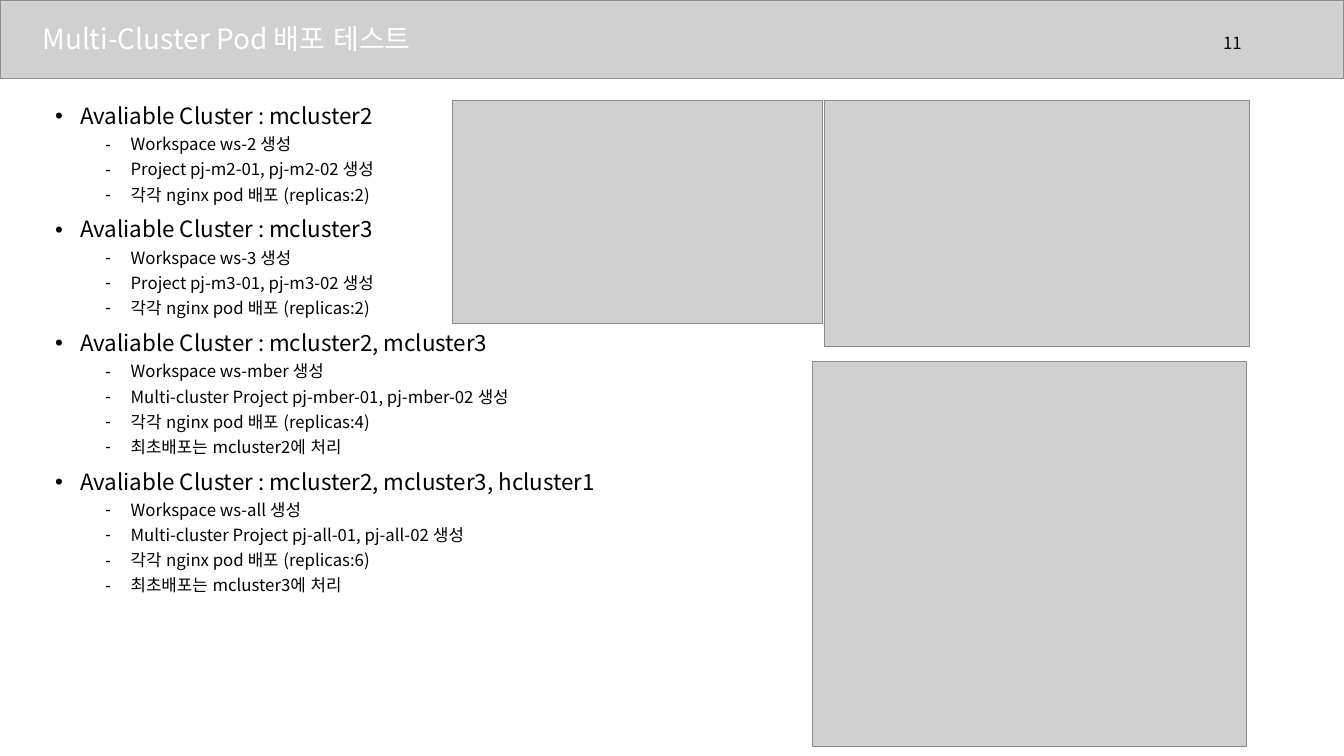
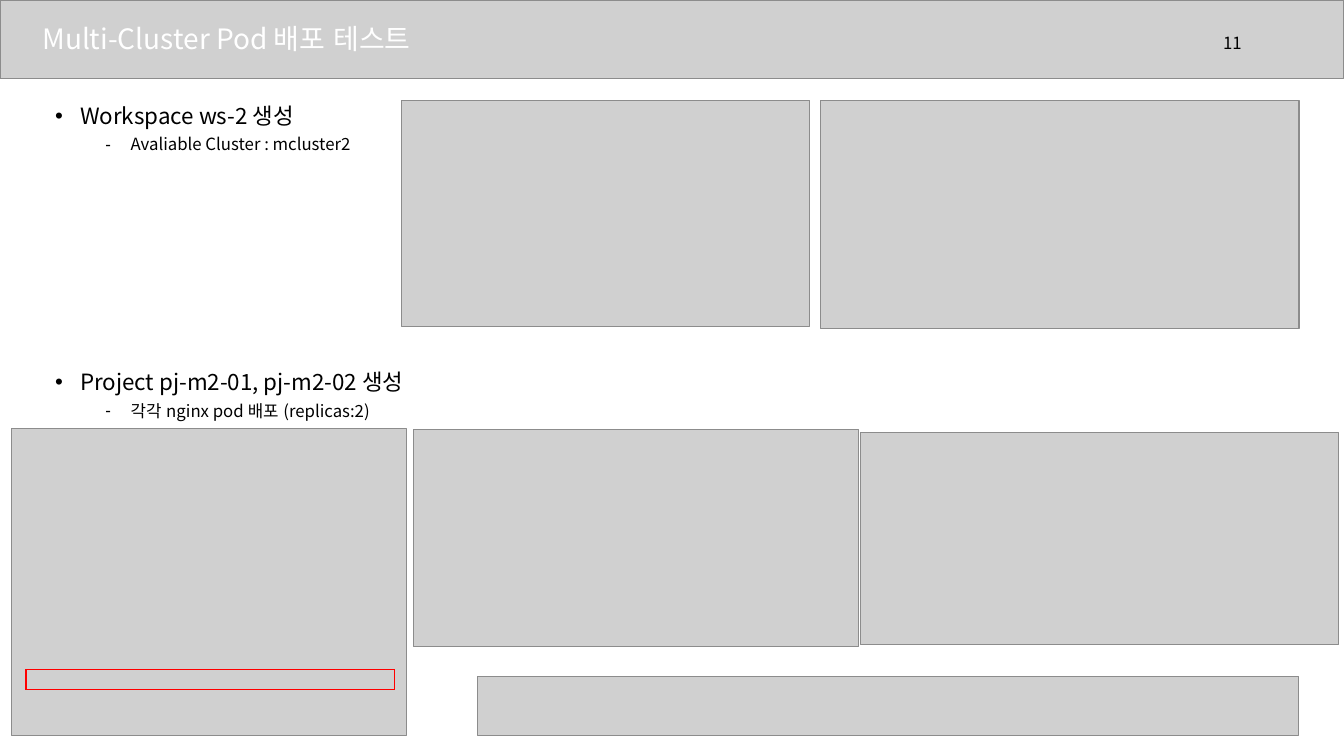
Before and after one commit to bluedove97/tstBash, a slide deck: slide 11 of multi-cluster_20230802.pptx. Drawn at 1344x756 pixels with LibreOffice and Linux fonts; fonts in the diff are those of the drawing; grey boxes stand for pictures. Boxes give left, top, right and bottom in pixels: in the first picture for what was removed or moved away, otherwise in the second. Text is boxed around its words. In the diff, an @@ line names an element or a change of style, - is before the commit and + after.

Commit message:
multi-cluster update

```diff
--- a/multi-cluster_20230802.pptx
+++ b/multi-cluster_20230802.pptx
@@ text at bbox=[80, 105, 294, 129]: paragraph added @@
+• Workspace ws-2 생성
@@ picture: place and size @@
-picture at bbox=[453, 100, 823, 324]
+picture at bbox=[401, 100, 810, 326]
@@ picture: place and size @@
-picture at bbox=[825, 100, 1250, 347]
+picture at bbox=[821, 100, 1300, 329]
@@ text at bbox=[80, 136, 403, 396]: size 16 to 12 pt in "Avaliable Cluster : mcluster2"; size 12 to 16 pt in "Project pj-m2-01, pj-m2-02 생성"; bullet • to -; list level 1 to 2 in "Avaliable Cluster : mcluster2"; bullet - to •; list level 2 to 1 in "Project pj-m2-01, pj-m2-02 생성" @@
@@ text at bbox=[131, 136, 291, 154]: paragraph removed @@
-  – Workspace ws-2 생성
@@ text at bbox=[80, 219, 594, 593]: paragraphs removed @@
-• Avaliable Cluster : mcluster3
-  – Workspace ws-3 생성
-  – Project pj-m3-01, pj-m3-02 생성
-  – 각각 nginx pod 배포 (replicas:2)
-• Avaliable Cluster : mcluster2, mcluster3
-  – Workspace ws-mber 생성
-  – Multi-cluster Project pj-mber-01, pj-mber-02 생성
-  – 각각 nginx pod 배포 (replicas:4)
-  – 최초배포는 mcluster2에 처리
-• Avaliable Cluster : mcluster2, mcluster3, hcluster1
-  – Workspace ws-all 생성
-  – Multi-cluster Project pj-all-01, pj-all-02 생성
-  – 각각 nginx pod 배포 (replicas:6)
-  – 최초배포는 mcluster3에 처리
@@ picture removed at bbox=[813, 361, 1247, 746] @@
@@ picture added at bbox=[12, 430, 407, 736] @@
@@ picture added at bbox=[413, 430, 859, 647] @@
@@ picture added at bbox=[860, 433, 1339, 645] @@
@@ rectangle added at bbox=[26, 669, 394, 690], outline #FF0000 1 pt @@
@@ picture added at bbox=[478, 677, 1300, 736] @@
```
Also in this commit, not shown: 3 other slides changed, 6 slides added, 1 other file.
